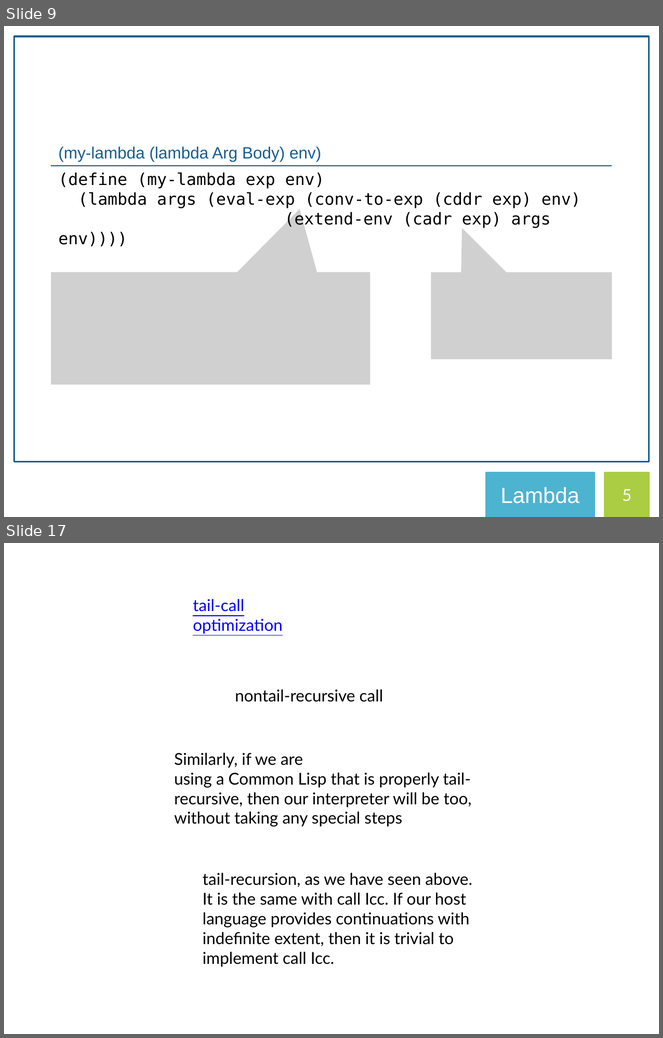
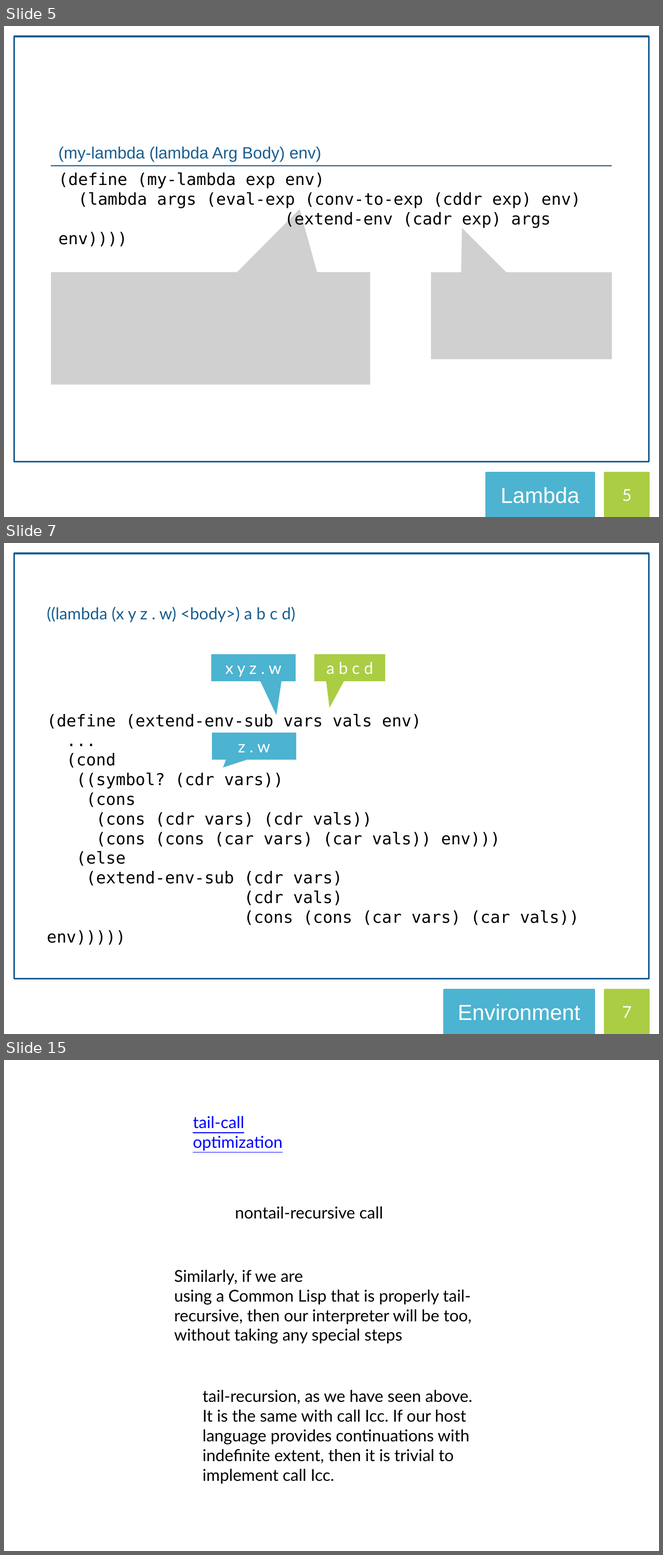
Before and after one commit to ryotaro612/scm, a slide deck: scm.pptx. Shown one above the other, each under a label of ours: slides 9 and 17 before the commit, slides 5, 7 and 15 after it; the slides between them are not shown. The pictures are 663x1038 and 663x1555 pixels, drawn with LibreOffice and Linux fonts; fonts in the diff are those of the drawing; grey boxes stand for pictures. Boxes give left, top, right and bottom in pixels: in the first picture for what was removed or moved away, otherwise in the second. Text is boxed around its words. In the diff, an @@ line names an element or a change of style, - is before the commit and + after.

```diff
--- a/scm.pptx
+++ b/scm.pptx
@@ slide 7 added at <box>4,543,659,1034</box>, background #FFFFFF @@
@@ rectangle added at <box>14,553,649,979</box>, outline #185D90 2 pt @@
@@ group added at <box>47,606,580,925</box>: 3 speech boxes, 2 texts @@
+((lambda (x y z . w) <body>) a b c d)
+(define (extend-env-sub vars vals env)
+...
+(cond
+((symbol? (cdr vars))
+(cons
+(cons (cdr vars) (cdr vals))
+(cons (cons (car vars) (car vals)) env)))
+(else
+(extend-env-sub (cdr vars)
+(cdr vals)
+(cons (cons (car vars) (car vals)) env)))))
+x y z . w
+a b c d
+z . w
@@ rectangle added at <box>444,990,594,1034</box>, fill #4CB3D0, outline #4CB3D0 2.25 pt, 24 pt, text #FFFFFF @@
+Environment
@@ rectangle added at <box>606,990,649,1034</box>, fill #ABCD44, outline #ABCD44 2.25 pt, 18 pt, text #FFFFFF @@
+7
@@ what was slide 9 is now slide 5 @@
@@ what was slide 17 is now slide 15 @@
```
Also in this commit, not shown: 7 slides changed, 1 other slide added, 4 slides removed.
